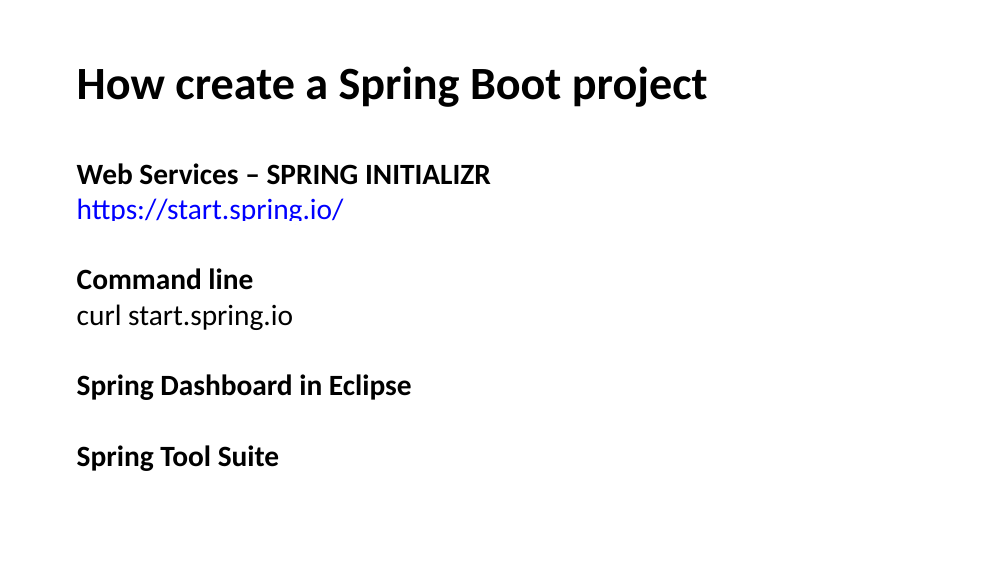
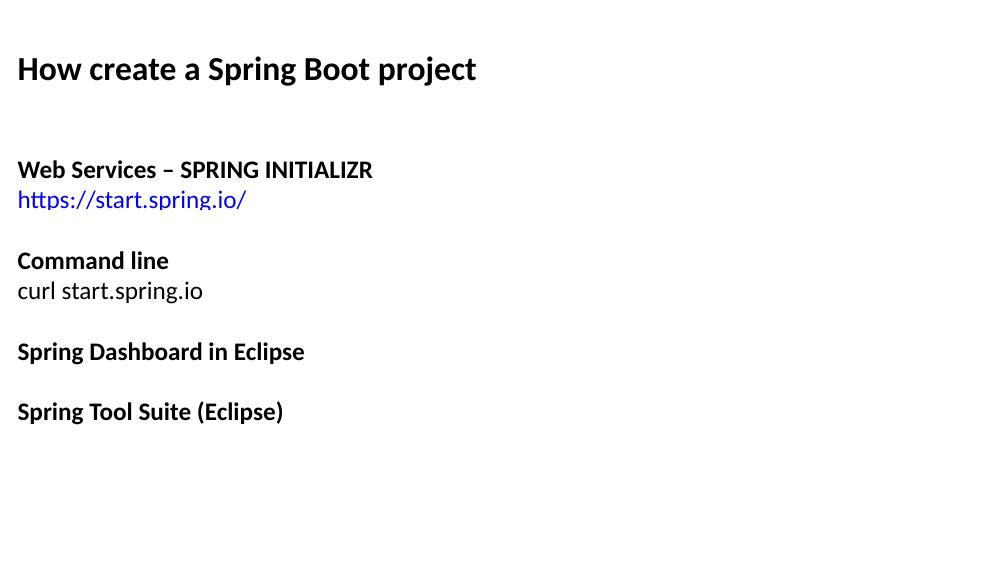
Before and after one commit to marcelovgomes/demo-internal-contacts, a slide deck: slide 6 of presentation_resources/spring-boot-demo-presentation.pptx. Drawn at 1008x567 pixels with LibreOffice and Linux fonts; fonts in the diff are those of the drawing. Boxes give left, top, right and bottom in pixels: in the first picture for what was removed or moved away, otherwise in the second. Text is boxed around its words. In the diff, an @@ line names an element or a change of style, - is before the commit and + after.

```diff
--- a/presentation_resources/spring-boot-demo-presentation.pptx
+++ b/presentation_resources/spring-boot-demo-presentation.pptx
@@ text "How create a Spring Boot ...": place and size @@
-text "How create a Spring Boot ..." at [77, 66, 708, 107]
+text "How create a Spring Boot ..." at [18, 56, 477, 86]
@@ text "How create a Spring Boot ..." at [18, 56, 477, 86]: size 44 to 32 pt @@
@@ text "Web Services – SPRING INITIALIZR": place and size @@
-text "Web Services – SPRING INITIALIZR" at [77, 163, 491, 471]
+text "Web Services – SPRING INITIALIZR" at [18, 160, 373, 425]
@@ text at [18, 160, 373, 365]: size 28 to 24 pt in "Web Services – SPRING INITIALIZR", "https://start.spring.io/", "Command line", "curl start.spring.io" and 1 more places @@
@@ text at [18, 401, 284, 425]: text changed; size 28 to 24 pt @@
-Spring Tool Suite
+Spring Tool Suite (Eclipse)
```
Also in this commit, not shown: 6 other slides changed, 1 slide added, 1 slide removed.
